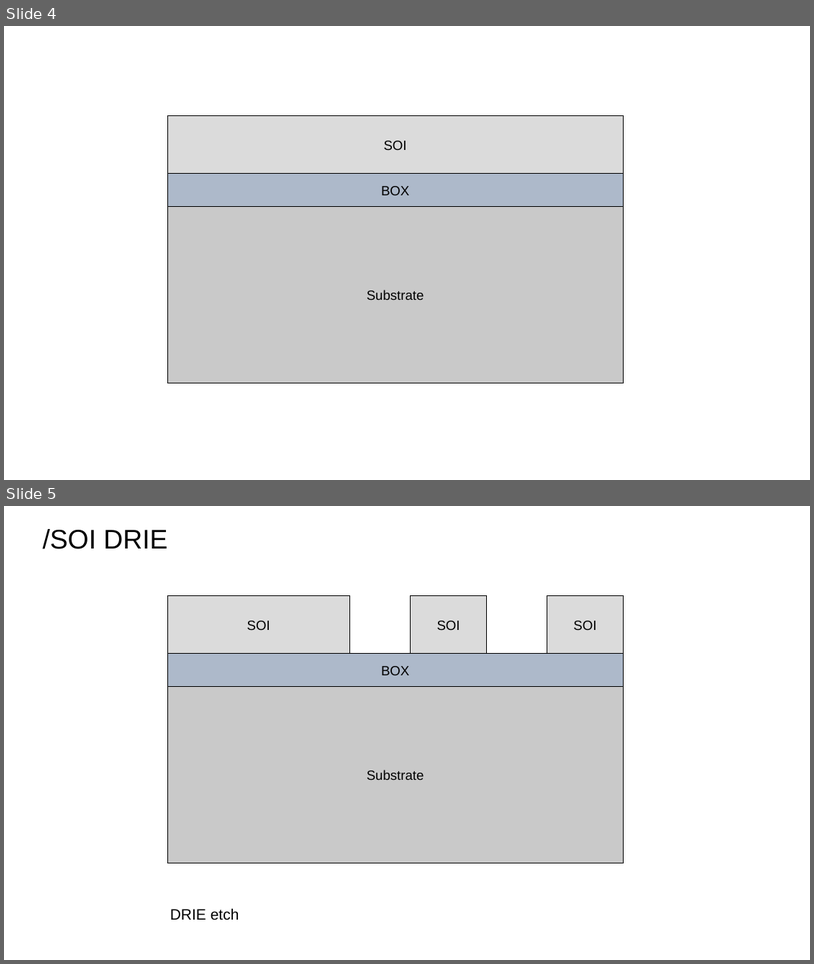
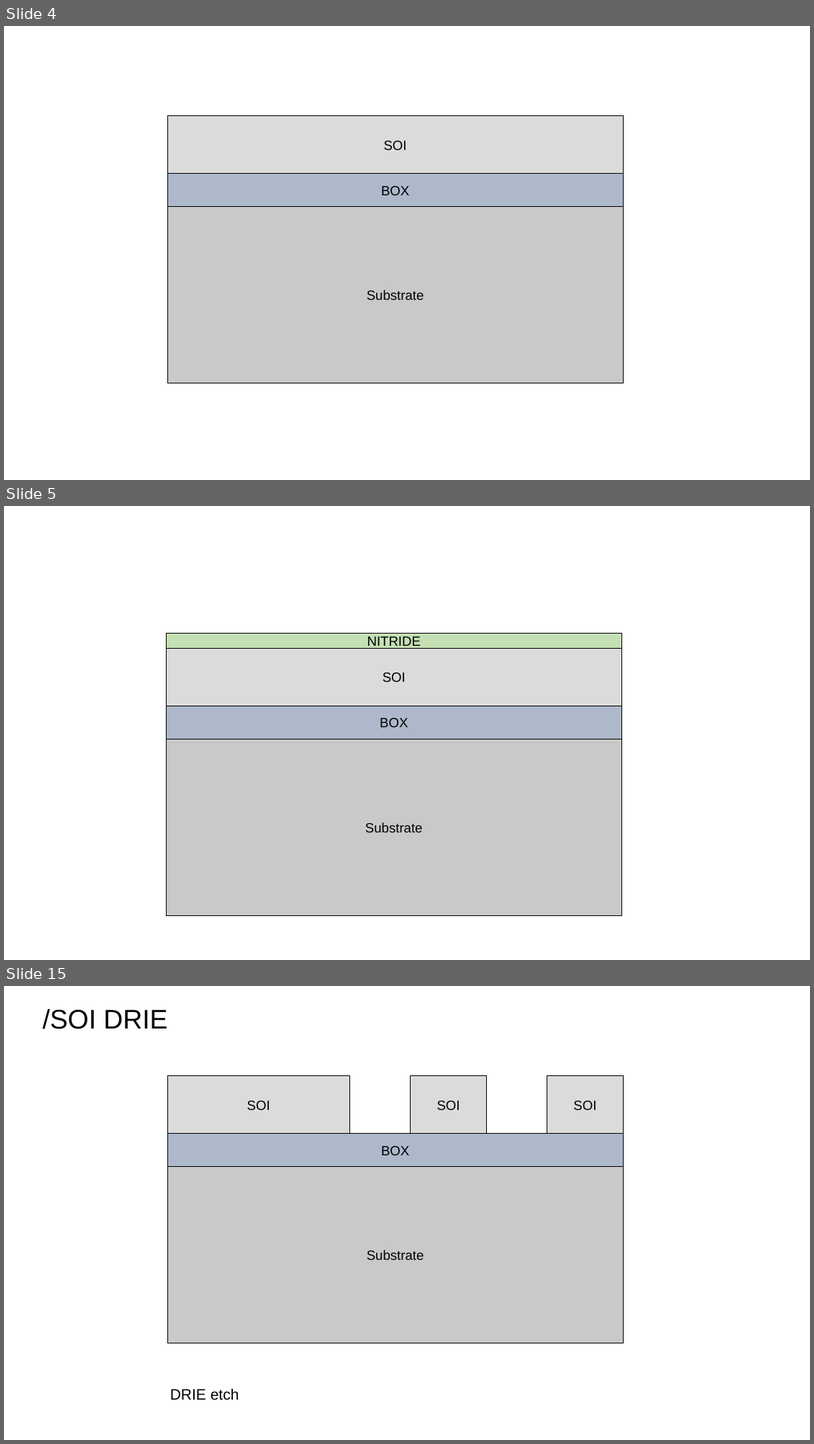
Before and after one commit to PisterLab/aureo-pdk, a slide deck: docs/Aureo_Figures.pptx. Shown one above the other, each under a label of ours: slides 4 and 5 before the commit, slides 4, 5 and 15 after it; the slides between them are not shown. The pictures are 814x964 and 814x1444 pixels, drawn with LibreOffice and Linux fonts; fonts in the diff are those of the drawing. Boxes give left, top, right and bottom in pixels: in the first picture for what was removed or moved away, otherwise in the second. Text is boxed around its words. In the diff, an @@ line names an element or a change of style, - is before the commit and + after.

```diff
--- a/docs/Aureo_Figures.pptx
+++ b/docs/Aureo_Figures.pptx
@@ slide 5 added at (4,506,810,960), background #FFFFFF @@
@@ rectangle added at (166,633,622,648), fill #C5E0B4, outline #000000 0.5 pt, 16 pt, text #000000 @@
+NITRIDE
@@ rectangle added at (166,648,622,706), fill #DBDBDB, outline #000000 0.5 pt, 16 pt, text #000000 @@
+SOI
@@ rectangle added at (166,705,622,739), fill #ADB9CA, outline #000000 0.5 pt, 16 pt, text #000000 @@
+BOX
@@ rectangle added at (166,739,622,916), fill #C9C9C9, outline #000000 0.5 pt, 16 pt, text #000000 @@
+Substrate
@@ what was slide 5 is now slide 15 @@
```
Also in this commit, not shown: 9 other slides added.
